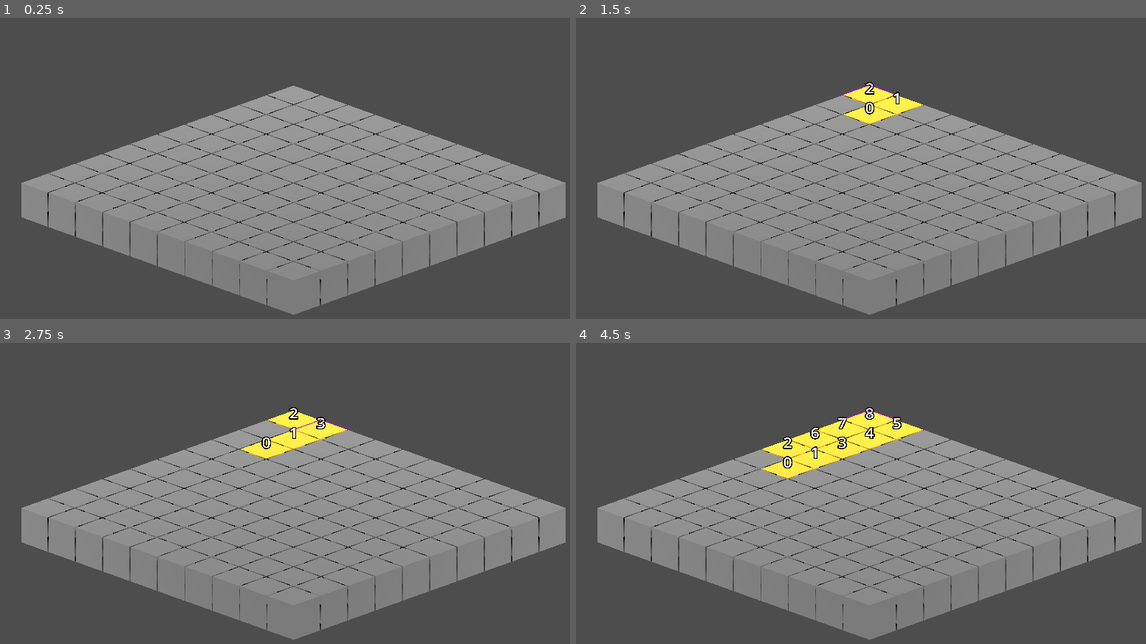
Above: before the commit, frames 1-4 (two rows, left to right).
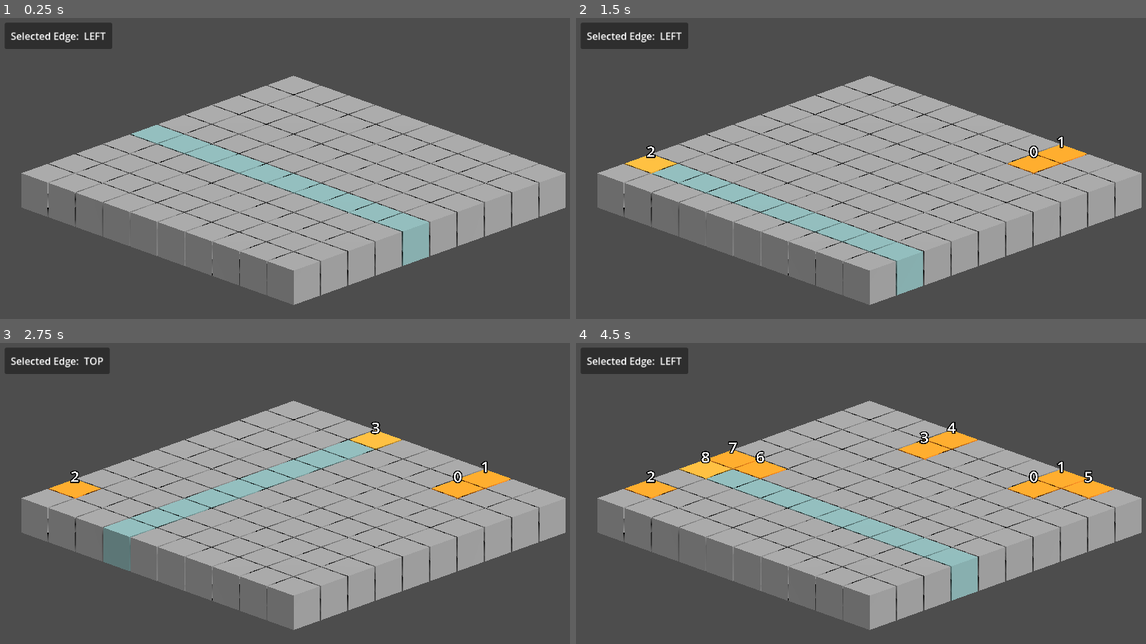
Above: after the commit, the same moments.

Repository: JcodeVanDamme/Crucible
Game: Godot game, scene res://game/main.tscn
Two runs of this game, one before a commit and one after it. Both use one fixed random seed, a clock stepped at 60 frames per second and the inputs below.
Inputs (mouse positions are in pixels of both pictures, inside the frame that each line leads up to):
- Up to frame 1 (0.25 s): no input
- Up to frame 2 (1.5 s): tap Enter at 0.5 s; move the mouse to (997, 165) at 0.52 s; hold E (cycle_right) 0.53-1.28 s; tap Space (fire) at 0.6, 1.25, 1.35 s; move the mouse to (752, 198) at 1.27 s; hold Q (cycle_left) from 1.28 s (still down)
- Up to frame 3 (2.75 s): tap Enter at 2 s; move the mouse to (353, 433) at 2.02 s; release Q (cycle_left) at 2.03 s; hold E (cycle_right) from 2.03 s (still down); tap Space (fire) at 2.1 s
- Up to frame 4 (4.5 s): tap Space (fire) at 2.75, 2.85, 3.6, 4.25, 4.35 s; move the mouse to (838, 574) at 2.77 s; tap Enter at 3.5 s; move the mouse to (1049, 556) at 3.52 s; release E (cycle_right) at 3.53 s; hold Q (cycle_left) from 3.53 s (still down); move the mouse to (690, 457) at 4.27 s

The runs differ from the first frame. In frame 1, 29% of the frame differs, in the area x 0-100%, y 1-99%; in frame 2, 30%; in frame 3, 32%; in frame 4, 33%.

Commit message:
Whole bunch of reworks

Diff:
--- /dev/null
+++ b/board_data.gd
@@ -0,0 +1,24 @@
+extends Node
+
+class_name BoardData
+
+var size: int
+var grid: Array[Array]
+var edge: Array[Vector2] = []
+
+func init_grid():
+	grid.clear()
+	for x in size:
+		grid.append([])
+		for y in size:
+			grid[x].append(null)
+
+func buildEdgeCoords():
+
+	""" Left column """
+	for y in range(size):
+		edge.append(Vector2(0, y))
+
+	""" Right column """
+	for y in range(size):
+		edge.append(Vector2(size, y))
--- a/game/Board.gd
+++ b/game/Board.gd
@@ -15,30 +15,90 @@
 	set(value):
 		cubeSize = value
 		build_board()
-
+var boardWidth : float
+
+enum edges {
+	TOP,
+	RIGHT,
+	BOTTOM,
+	LEFT
+}
+const EDGE_NAMES = {
+	edges.TOP: "TOP",
+	edges.RIGHT: "RIGHT",
+	edges.BOTTOM: "BOTTOM",
+	edges.LEFT: "LEFT"
+}
 
 var currentCubeID := 0
-var outlined_cube : Cube
-
-var boardWidth : float
+
 var cubeMatrix: = {}
-var edgeCoords: Array[Vector2] = []
-var currentEdgeIndex := 0
+
 var currentCoord : Vector2
 var currentDir : Vector2
 
+var currentEdge := edges.LEFT
+
+var selectedLane
+var lastLane
+var laneCubes
+
+func _process(delta):
+	updateLane()
+	processLane()
+	updatePushDirection()
+
+func updateLane() -> void:
+	var hit = get_mouse_hit()
+	if hit == Vector3.INF:
+		return
+
+	var lane = world_to_lane(hit)
+	if lane < 0 || lane >= cubeCount:
+		selectedLane = null
+	else:
+		selectedLane = lane
+
 func cleanup() -> void:
 	cubeMatrix.clear()
-	edgeCoords.clear()
 	for child in get_children():
 		child.queue_free()
 
+func updateEdge(left : bool) -> String:
+	var dir = -1 if left else 1
+	currentEdge = (currentEdge + dir + 4) % 4
+	return EDGE_NAMES.get(currentEdge)
+
+func get_mouse_hit() -> Vector3:
+	var cam = get_viewport().get_camera_3d()
+	var mouse = get_viewport().get_mouse_position()
+
+	var origin = cam.project_ray_origin(mouse)
+	var dir = cam.project_ray_normal(mouse)
+
+	var plane = Plane(Vector3.UP, cubeSize)
+
+	var hit = plane.intersects_ray(origin, dir)
+	return hit if hit != null else Vector3.INF
+
+func world_to_lane(pos: Vector3) -> int:
+	var cell_size = cubeSize + cubeSpacing
+	var local = pos + Vector3(boardWidth * 0.5, 0, boardWidth * 0.5)
+
+	match currentEdge:
+		edges.TOP, edges.BOTTOM:
+			return int(floor(local.x / cell_size))
+		edges.LEFT, edges.RIGHT:
+			return int(floor(local.z / cell_size))
+
+	return -1
+
 func _enter_tree() -> void:
 	build_board()
 
 func build_board():
 	cleanup()
-	boardWidth = (cubeCount - 1) * (cubeSize + cubeSpacing)
+	boardWidth = cubeCount * (cubeSize + cubeSpacing)
 
 	for i in range(cubeCount):
 		for j in range(cubeCount):
@@ -49,7 +109,53 @@
 				cube
 			)
 
-	buildEdgeCoords()
+func processLane() -> void:
+	if selectedLane == lastLane:
+		return
+
+	if laneCubes:
+		for c in laneCubes:
+			c.deSelect()
+			c.mesh.shader("in_lane", false)
+		laneCubes = null
+
+	if selectedLane == null:
+		lastLane = null
+		return
+
+	# select new lane
+	var cubes: Array = []
+
+	for i in range(cubeCount):
+		var cube : Cube
+
+		match currentEdge:
+			edges.LEFT, edges.RIGHT:
+				cube = cubeMatrix.get(Vector2(i, selectedLane))
+
+			edges.TOP, edges.BOTTOM:
+				cube = cubeMatrix.get(Vector2(selectedLane, i))
+
+		cube.mesh.shader("in_lane", true)
+		cubes.append(cube)
+
+	laneCubes = cubes
+
+	match currentEdge:
+		edges.TOP:
+			currentCoord = Vector2(selectedLane, 0)
+
+		edges.BOTTOM:
+			currentCoord = Vector2(selectedLane, cubeCount - 1)
+
+		edges.LEFT:
+			currentCoord = Vector2(0, selectedLane)
+
+		edges.RIGHT:
+			currentCoord = Vector2(cubeCount - 1, selectedLane)
+
+	lastLane = selectedLane
+
 
 func addCube(matrixPos : Vector2) -> Cube:
 	var cube = cubeScene.instantiate()
@@ -58,25 +164,6 @@
 	cube.setSize(cubeSize)
 	updateCubePosition(cube)
 	return cube
-
-func buildEdgeCoords():
-	var maxIdx = cubeCount - 1
-
-	""" Top row """
-	for x in range(cubeCount):
-		edgeCoords.append(Vector2(x, 0))
-
-	""" Right column """
-	for y in range(1, maxIdx):
-		edgeCoords.append(Vector2(maxIdx, y))
-
-	""" Bottom row """
-	for x in range(maxIdx, -1, -1):
-		edgeCoords.append(Vector2(x, maxIdx))
-
-	""" Left column """
-	for y in range(maxIdx - 1, 0, -1):
-		edgeCoords.append(Vector2(0, y))
 
 func updateCubePosition(cube : Cube) -> void:
 	var matrixPos = cube.pos
@@ -88,50 +175,20 @@
 		zPos
 	)
 
-func getInwardDirection() -> Vector2:
-	var maxIdx = cubeCount - 1
-
-	# Top edge → inward is down (+Z)
-	if currentCoord.y == 0:
-		return Vector2(0, 1)
-
-	# Bottom edge → inward is up (-Z)
-	elif currentCoord.y == maxIdx:
-		return Vector2(0, -1)
-
-	# Left edge → inward is right (+X)
-	elif currentCoord.x == 0:
-		return Vector2(1, 0)
-
-	# Right edge → inward is left (-X)
-	elif currentCoord.x == maxIdx:
-		return Vector2(-1, 0)
-
-	return Vector2.ZERO
-
-func updateSelection(cyclingLeft : bool):
-	""" De-Select current Cube """
-	cubeMatrix.get(currentCoord).deSelect()
-
-	""" Update Edge Index to obtain new Coord using edge Coords """
-	var dir = -1 if cyclingLeft else 1
-	currentEdgeIndex = wrapi(
-		currentEdgeIndex + dir,
-		0,
-		edgeCoords.size()
-	)
-	currentCoord = edgeCoords[currentEdgeIndex]
-
-	""" Update Direction according to given Edge """
-	currentDir = getInwardDirection()
-
-	""" Select current Cube """
-	cubeMatrix.get(currentCoord).select()
+func updatePushDirection() -> void:
+	match currentEdge:
+		edges.TOP:
+			currentDir = Vector2(0, 1)
+		edges.BOTTOM:
+			currentDir = Vector2(0, -1)
+		edges.LEFT:
+			currentDir = Vector2(1, 0)
+		edges.RIGHT:
+			currentDir = Vector2(-1, 0)
 
 func activateCube():
 	""" Selected Cube is first in Chain """
-	if currentCoord in edgeCoords && !cubeMatrix.get(currentCoord).active:
-		print("First")
+	if !cubeMatrix.get(currentCoord).active:
 		cubeMatrix.get(currentCoord).setActive(cubeID())
 
 	else:
@@ -140,16 +197,23 @@
 		pushCubes(chain)
 
 func getActiveCubeChain() -> Array:
+	print(currentDir)
+
 	var chain = []
 	var coord = currentCoord
 
+	var safeguard = 0
 	while checkBounds(coord):
+		if safeguard == 100:
+			print("ENDLESS")
+			break
 		var cube = cubeMatrix.get(coord)
 		if cube.active:
 			chain.append(cube)
 			coord += currentDir
 		else:
 			break
+		safeguard += 1
 	return chain
 
 func pushCubes(chain : Array) -> void:
--- a/game/Cube.gd
+++ b/game/Cube.gd
@@ -2,48 +2,27 @@
 extends Node3D
 class_name Cube
 
-@export var show_outline := false:
-
-	set(value):
-		show_outline = value
-		if !is_node_ready():
-			return
-		if value:
-			select()
-		else:
-			deSelect()
-
 @onready var mesh = $MeshInstance3D
 
 var id = null
+
 var active := false
 var selected := false
+var inLane := false
 var pos : Vector2
 
 func _ready() -> void:
 	$Label3D.text = ""
-	if Engine.is_editor_hint():
-		if show_outline:
-			select()
-		else:
-			deSelect()
-	else:
-		deSelect()
 
 func _process(delta: float) -> void:
 	if id != null:
 		$Label3D.text = str(id)
 
-	if selected && mesh.material_override.next_pass == null:
-			mesh.material_override.next_pass = mesh.outline_mat
-	elif !selected && mesh.material_override.next_pass != null:
-			mesh.material_override.next_pass = null
-
 
 func setActive(id : int) -> void:
 	self.id = id
-	mesh.material_override = mesh.active_material.duplicate()
 	active = true
+	mesh.shader("active", true)
 
 func select() -> void:
 	selected = true
@@ -57,3 +36,10 @@
 		size,
 		size
 	)
+
+
+func _on_area_3d_mouse_entered() -> void:
+	pass # Replace with function body.
+
+func _on_area_3d_mouse_exited() -> void:
+	pass # Replace with function body.
--- a/game/Cube.tscn
+++ b/game/Cube.tscn
@@ -1,27 +1,33 @@
-[gd_scene load_steps=6 format=3 uid="uid://c15seorxgulws"]
+[gd_scene load_steps=7 format=3 uid="uid://c15seorxgulws"]
 
 [ext_resource type="Script" uid="uid://3bbq827n37hh" path="res://game/cube_mesh.gd" id="1_k3834"]
-[ext_resource type="Script" uid="uid://f133injpaf2l" path="res://game/cube.gd" id="1_vmytl"]
-[ext_resource type="Material" uid="uid://c3arur4hgwr06" path="res://game/inactive_material.tres" id="2_a2kvu"]
+[ext_resource type="Script" uid="uid://f133injpaf2l" path="res://game/Cube.gd" id="1_vmytl"]
+[ext_resource type="Material" uid="uid://cc1gc18lblqe8" path="res://game/cube_material.tres" id="2_8si2q"]
+[ext_resource type="Shader" uid="uid://b8whydvk1se0h" path="res://game/cube_shader.gdshader" id="2_nvenl"]
 
-[sub_resource type="StandardMaterial3D" id="StandardMaterial3D_ps7ip"]
-albedo_color = Color(0.4351923, 0.43519226, 0.43519226, 1)
+[sub_resource type="ShaderMaterial" id="ShaderMaterial_nvenl"]
+render_priority = 0
+shader = ExtResource("2_nvenl")
+shader_parameter/inactive_color = Color(0.5409904, 0.54099053, 0.5409904, 1)
+shader_parameter/active_color = Color(1, 0.55, 0, 1)
+shader_parameter/lane_color = Color(0, 0.99, 0.99, 1)
+shader_parameter/lane_strength = 0.2
+shader_parameter/active = false
+shader_parameter/in_lane = false
 
-[sub_resource type="BoxMesh" id="BoxMesh_jhj05"]
+[sub_resource type="BoxMesh" id="BoxMesh_ps7ip"]
 size = Vector3(2, 2, 2)
 
 [node name="Cube" type="Node3D"]
 script = ExtResource("1_vmytl")
 
 [node name="MeshInstance3D" type="MeshInstance3D" parent="."]
-material_override = SubResource("StandardMaterial3D_ps7ip")
-mesh = SubResource("BoxMesh_jhj05")
-surface_material_override/0 = ExtResource("2_a2kvu")
+material_override = SubResource("ShaderMaterial_nvenl")
+mesh = SubResource("BoxMesh_ps7ip")
+surface_material_override/0 = ExtResource("2_8si2q")
 script = ExtResource("1_k3834")
-outline_color = Color(0.8060001, 0, 0.93, 1)
-outline_size = 0.08
 
 [node name="Label3D" type="Label3D" parent="."]
-transform = Transform3D(0.70710677, 0, 0.70710677, 0, 1, 0, -0.70710677, 0, 0.70710677, 0, 1.4, 0)
+transform = Transform3D(0.70710677, 0, 0.70710677, 0, 1, 0, -0.70710677, 0, 0.70710677, 0, 1.7, 0)
 font_size = 167
 outline_size = 48
--- a/game/active_material.tres
+++ /dev/null
@@ -1,4 +0,0 @@
-[gd_resource type="StandardMaterial3D" format=3 uid="uid://rjtyb7kksn6b"]
-
-[resource]
-albedo_color = Color(0.98, 0.7088667, 0.16660002, 1)
--- /dev/null
+++ b/game/cube_data.gd
@@ -0,0 +1,6 @@
+extends Resource
+
+class_name CubeData
+
+var id: int
+var active := false
--- /dev/null
+++ b/game/cube_material.tres
@@ -0,0 +1,13 @@
+[gd_resource type="ShaderMaterial" load_steps=2 format=3 uid="uid://cc1gc18lblqe8"]
+
+[ext_resource type="Shader" uid="uid://b8whydvk1se0h" path="res://game/cube_shader.gdshader" id="1_tk43t"]
+
+[resource]
+render_priority = 0
+shader = ExtResource("1_tk43t")
+shader_parameter/inactive_color = Color(0.5409904, 0.54099053, 0.5409904, 1)
+shader_parameter/active_color = Color(1, 0.55, 0, 1)
+shader_parameter/lane_color = Color(0, 0.99, 0.99, 1)
+shader_parameter/lane_strength = 0.15
+shader_parameter/active = false
+shader_parameter/in_lane = false
--- a/game/cube_mesh.gd
+++ b/game/cube_mesh.gd
@@ -1,28 +1,10 @@
 @tool
 extends MeshInstance3D
 
-var outline_shader = preload("res://game/outline_shader.gdshader")
-var inactive_material = preload("res://game/inactive_material.tres")
-var active_material = preload("res://game/active_material.tres")
-var outline_mat : ShaderMaterial
-
-@export var outline_color := Color.YELLOW:
-	set(value):
-		outline_color = value
-		outline_mat = make_outline_material()
-
-@export var outline_size := 0.05:
-	set(value):
-		outline_size = value
-		outline_mat = make_outline_material()
+var mat = preload("res://game/cube_material.tres")
 
 func _enter_tree() -> void:
-	outline_mat = make_outline_material().duplicate()
-	material_override = inactive_material.duplicate()
+	material_override = mat.duplicate()
 
-func make_outline_material() -> ShaderMaterial:
-	var mat := ShaderMaterial.new()
-	mat.shader = outline_shader
-	mat.set_shader_parameter("outline_color", outline_color)
-	mat.set_shader_parameter("outline_size", outline_size)
-	return mat
+func shader(property : String, val : bool) -> void:
+	material_override.set_shader_parameter(property, val)
--- /dev/null
+++ b/game/cube_shader.gdshader
@@ -0,0 +1,23 @@
+shader_type spatial;
+
+uniform vec4 inactive_color : source_color;
+uniform vec4 active_color : source_color;
+uniform vec4 lane_color : source_color;
+
+uniform float lane_strength = 0.4;
+
+uniform bool active = false;
+uniform bool in_lane;
+
+void fragment() {
+	vec4 color = active ? active_color : inactive_color;
+
+	if (in_lane) {
+		color.rgb = mix(
+		color.rgb,
+		lane_color.rgb,
+		lane_color.a * lane_strength
+		);
+	}
+	ALBEDO = color.rgb;
+}
--- a/game/inactive_material.tres
+++ /dev/null
@@ -1,4 +0,0 @@
-[gd_resource type="StandardMaterial3D" format=3 uid="uid://c3arur4hgwr06"]
-
-[resource]
-albedo_color = Color(0.4351923, 0.43519226, 0.43519226, 1)
--- a/game/main.gd
+++ b/game/main.gd
@@ -5,18 +5,21 @@
 var selected_material := StandardMaterial3D.new()
 var default_material := StandardMaterial3D.new()
 
-func _ready():
-	pass
+@onready var ui = $CanvasLayer/UI
+
+func _ready() -> void:
+	ui.edge = board.EDGE_NAMES[board.currentEdge]
 
 func _process(delta: float) -> void:
 	checkInput()
+	pass
 
 func checkInput():
-	if Input.is_action_just_pressed("cycle_right"):
-		board.updateSelection(false)
+	if Input.is_action_just_pressed("fire"):
+		board.activateCube()
 
 	elif Input.is_action_just_pressed("cycle_left"):
-		board.updateSelection(true)
+		ui.edge = board.updateEdge(true)
 
-	elif Input.is_action_just_pressed("fire"):
-		board.activateCube()
+	elif Input.is_action_just_pressed("cycle_right"):
+		ui.edge = board.updateEdge(false)
--- a/game/main.tscn
+++ b/game/main.tscn
@@ -1,7 +1,8 @@
-[gd_scene load_steps=3 format=3 uid="uid://do8nw6wm14m1f"]
+[gd_scene load_steps=4 format=3 uid="uid://do8nw6wm14m1f"]
 
 [ext_resource type="Script" uid="uid://dmvncmrah1skb" path="res://game/main.gd" id="1_8gaax"]
-[ext_resource type="Script" uid="uid://ctegvlnmnlq34" path="res://game/board.gd" id="2_2fjjk"]
+[ext_resource type="Script" uid="uid://2hgc6wq0156k" path="res://game/board.gd" id="2_2fjjk"]
+[ext_resource type="PackedScene" uid="uid://cwt2bxtuhioe7" path="res://ui.tscn" id="3_emt18"]
 
 [node name="Main" type="Node3D"]
 script = ExtResource("1_8gaax")
@@ -9,7 +10,7 @@
 [node name="WorldEnvironment" type="WorldEnvironment" parent="."]
 
 [node name="DirectionalLight3D" type="DirectionalLight3D" parent="."]
-transform = Transform3D(0.70710677, -0.49999997, 0.49999997, 0, 0.70710677, 0.70710677, -0.70710677, -0.49999997, 0.49999997, 0, 0, 0)
+transform = Transform3D(0.31376043, -0.72403085, 0.6142752, 0.061357964, 0.6610531, 0.7478263, -0.9475176, -0.19694763, 0.25183737, 0, 7.1826344, 0)
 light_energy = 2.0
 shadow_enabled = true
 
@@ -21,6 +22,8 @@
 
 [node name="CanvasLayer" type="CanvasLayer" parent="."]
 
+[node name="UI" parent="CanvasLayer" instance=ExtResource("3_emt18")]
+
 [node name="CameraPivot" type="Node3D" parent="."]
 transform = Transform3D(0.7071067, -0.25340435, 0.6601409, 0, 0.9335802, 0.3583679, -0.7071067, -0.25340435, 0.6601409, 18.5, 12, 18.5)
 metadata/_edit_group_ = true
--- a/game/outline_shader.gdshader
+++ /dev/null
@@ -1,15 +0,0 @@
-shader_type spatial;
-
-render_mode unshaded, cull_front;
-
-uniform vec4 outline_color : source_color = vec4(1.0, 1.0, 0.0, 1.0);
-uniform float outline_size = 0.03;
-
-void vertex() {
-	VERTEX += NORMAL * outline_size;
-}
-
-void fragment() {
-	ALBEDO = outline_color.rgb;
-	ALPHA = outline_color.a;
-}
--- a/game/wire_frame_shader.gdshader
+++ /dev/null
@@ -1,8 +0,0 @@
-shader_type spatial;
-render_mode unshaded, wireframe, depth_test_disabled;
-
-uniform vec3 outline_color : source_color = vec3(1.0, 1.0, 0.0);
-
-void fragment() {
-    ALBEDO = outline_color
-}
--- /dev/null
+++ b/ui.gd
@@ -0,0 +1,16 @@
+extends Control
+
+signal edgeDecrease()
+signal edgeIncrease()
+
+var edge : String
+
+func _process(delta: float) -> void:
+	if edge:
+		$MarginContainer/PanelContainer/MarginContainer/VBoxContainer/EdgeLabel.text = edge
+
+func _on_left_btt_pressed() -> void:
+	emit_signal("edgeDecrease")
+
+func _on_right_btt_pressed() -> void:
+	emit_signal("edgeIncrease")
--- /dev/null
+++ b/ui.tscn
@@ -0,0 +1,47 @@
+[gd_scene load_steps=2 format=3 uid="uid://cwt2bxtuhioe7"]
+
+[ext_resource type="Script" uid="uid://by1yvdawoclcr" path="res://ui.gd" id="1_fyqef"]
+
+[node name="UI" type="Control"]
+layout_mode = 3
+anchors_preset = 15
+anchor_right = 1.0
+anchor_bottom = 1.0
+grow_horizontal = 2
+grow_vertical = 2
+script = ExtResource("1_fyqef")
+
+[node name="MarginContainer" type="MarginContainer" parent="."]
+layout_mode = 1
+anchors_preset = 15
+anchor_right = 1.0
+anchor_bottom = 1.0
+grow_horizontal = 2
+grow_vertical = 2
+theme_override_constants/margin_left = 10
+theme_override_constants/margin_top = 10
+theme_override_constants/margin_right = 10
+theme_override_constants/margin_bottom = 10
+
+[node name="PanelContainer" type="PanelContainer" parent="MarginContainer"]
+layout_mode = 2
+size_flags_horizontal = 0
+size_flags_vertical = 0
+
+[node name="MarginContainer" type="MarginContainer" parent="MarginContainer/PanelContainer"]
+layout_mode = 2
+theme_override_constants/margin_left = 10
+theme_override_constants/margin_top = 10
+theme_override_constants/margin_right = 10
+theme_override_constants/margin_bottom = 10
+
+[node name="VBoxContainer" type="HBoxContainer" parent="MarginContainer/PanelContainer/MarginContainer"]
+layout_mode = 2
+
+[node name="Label" type="Label" parent="MarginContainer/PanelContainer/MarginContainer/VBoxContainer"]
+layout_mode = 2
+text = "Selected Edge: "
+
+[node name="EdgeLabel" type="Label" parent="MarginContainer/PanelContainer/MarginContainer/VBoxContainer"]
+layout_mode = 2
+text = "GABBA"
Not shown, added: board_data.gd.uid
Not shown, changed: game/Board.gd.uid
Not shown, added: game/cube_data.gd.uid
Not shown, added: game/cube_shader.gdshader.uid
Not shown, removed: game/outline_shader.gdshader.uid
Not shown, removed: game/wire_frame_shader.gdshader.uid
Not shown, added: ui.gd.uid
Not shown, added: game/Cube.tscn107732290.tmp
Not shown, added: game/Cube.tscn240422529.tmp
Not shown, added: game/Cube.tscn268765735.tmp
Not shown, added: game/Cube.tscn27467522325.tmp
Not shown, added: game/Cube.tscn27479128277.tmp
(and 8 more such lines)
